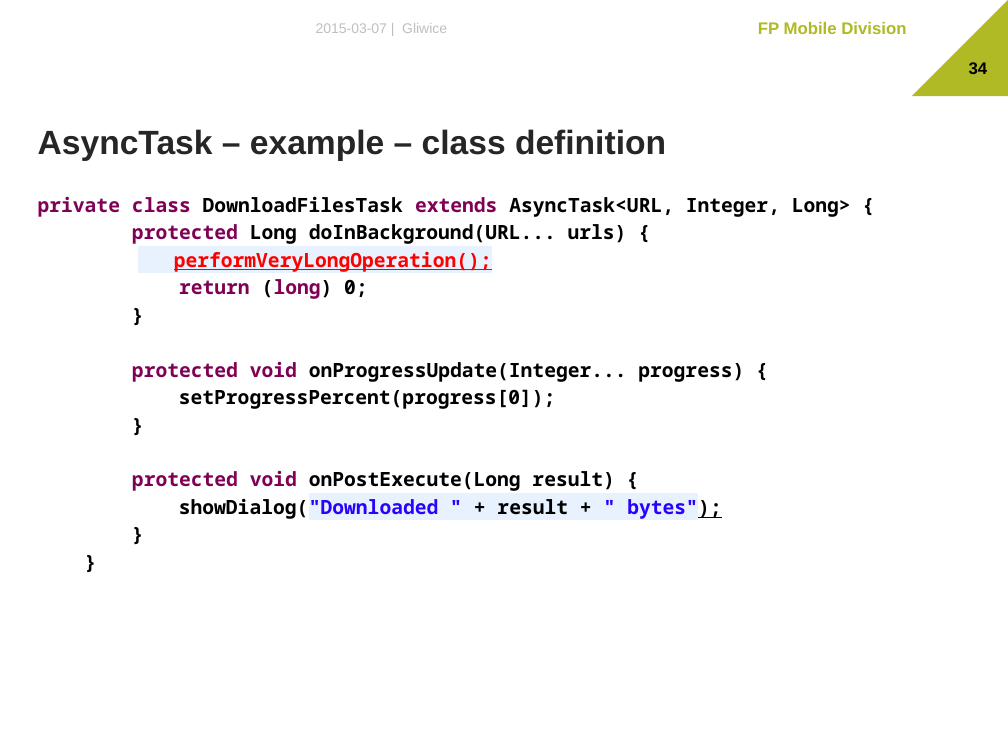
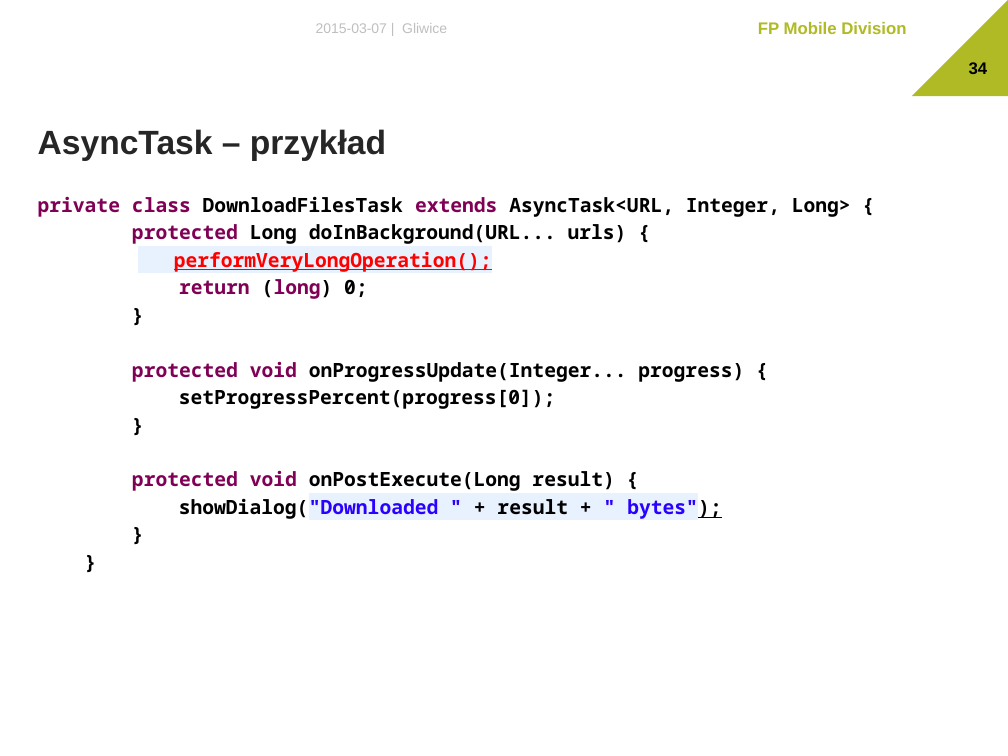
Before and after one commit to The-Lizard-Project/android-basics, a slide deck: slide 34 of Dokumenty/Presentation.pptx. Drawn at 1008x756 pixels with LibreOffice and Linux fonts; fonts in the diff are those of the drawing; background and template pictures are left out. Boxes give left, top, right and bottom in pixels: in the first picture for what was removed or moved away, otherwise in the second. Text is boxed around its words. In the diff, an @@ line names an element or a change of style, - is before the commit and + after.

```diff
--- a/Dokumenty/Presentation.pptx
+++ b/Dokumenty/Presentation.pptx
@@ text at (38,129,386,161): text changed @@
-AsyncTask – example – class definition
+AsyncTask – przykład
```
Also in this commit, not shown: 6 other slides changed, 2 other files.
